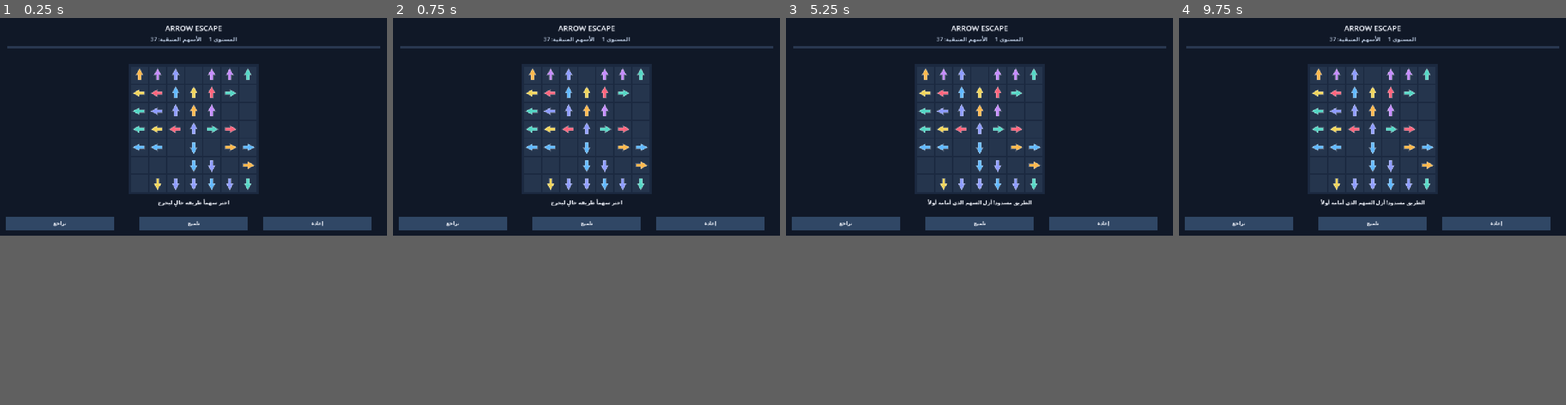
Above: before the commit, frames 1-4 (left to right).
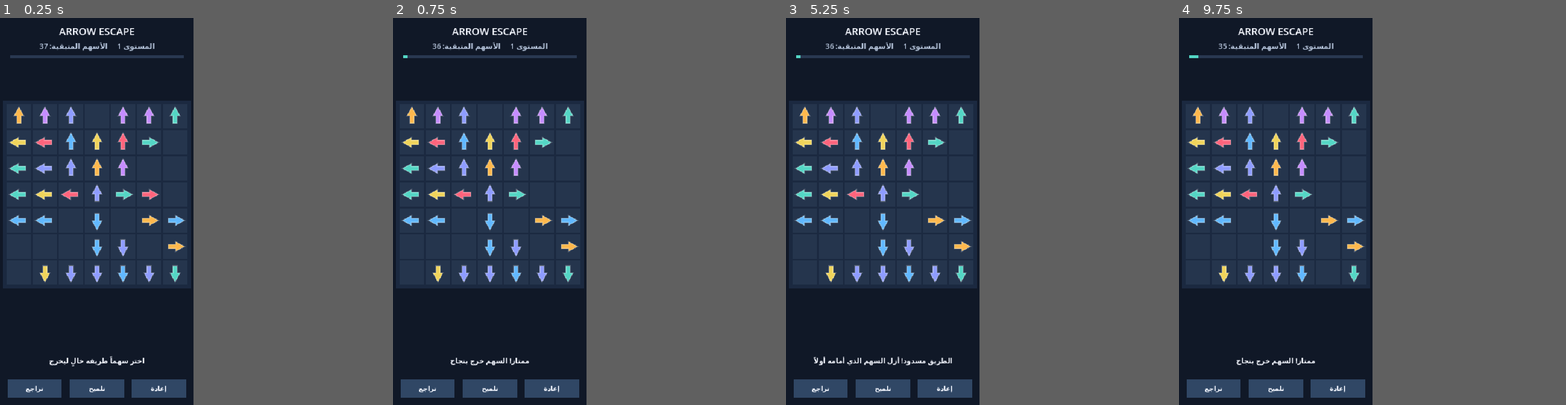
Above: after the commit, the same moments.

Repository: dhwa44430-crypto/gpt
Game: Godot game, scene res://scenes/main.tscn
Two runs of this game, one before a commit and one after it. Both use one fixed random seed, a clock stepped at 60 frames per second and the inputs below.
Inputs (mouse positions are in pixels of both pictures, inside the frame that each line leads up to):
- Up to frame 1 (0.25 s): no input
- Up to frame 2 (0.75 s): tap Enter at 0.5 s; move the mouse to (671, 114) at 0.52 s; hold D (move_right, bound only before the commit) from 0.53 s (still down); tap Space (jump, bound only before the commit) at 0.6 s; click (671, 114) at 0.67 s
- Up to frame 3 (5.25 s): tap Space (jump, bound only before the commit) at 0.77, 1.07, 1.25, 1.35, 1.52, 1.82, 2.1, 2.75, 2.85, 3.02, 3.32, 3.6, 3.77, 4.07, 4.25, 4.35, 4.52, 4.82, 5.1 s; move the mouse to (902, 137) at 1.27 s; tap Enter at 2, 3.5 s; move the mouse to (1018, 79) at 2.02 s; release D (move_right, bound only before the commit) at 2.03 s; hold A (move_left, bound only before the commit) 2.03-2.78 s; move the mouse to (960, 168) at 2.77 s; hold D (move_right, bound only before the commit) 2.78-4.28 s; click (960, 168) at 2.92 s; move the mouse to (1095, 161) at 3.52 s; move the mouse to (863, 95) at 4.27 s; hold A (move_left, bound only before the commit) 4.28-5.03 s; move the mouse to (998, 126) at 5.02 s; hold D (move_right, bound only before the commit) from 5.03 s (still down); click (998, 126) at 5.17 s
- Up to frame 4 (9.75 s): move the mouse to (1314, 72) at 5.77 s; release D (move_right, bound only before the commit) at 5.78 s; hold A (move_left, bound only before the commit) 5.78-7.28 s; tap Space (jump, bound only before the commit) at 5.85, 6.02, 6.32, 6.6, 6.77, 7.07, 7.35, 7.52, 7.82, 8.1, 8.85, 9.02, 9.32, 9.6 s; move the mouse to (1457, 114) at 6.52 s; move the mouse to (1295, 137) at 7.27 s; hold D (move_right, bound only before the commit) 7.28-9.53 s; click (1295, 137) at 7.42 s; move the mouse to (1411, 79) at 8.02 s; move the mouse to (1353, 168) at 8.77 s; move the mouse to (1488, 161) at 9.52 s; hold A (move_left, bound only before the commit) from 9.53 s (still down); click (1488, 161) at 9.67 s
In our replay, the window is 800x450 before the commit and 400x800 after it. These sizes can differ from the game's own. Grey fills any space a smaller window leaves; there, only what the larger window draws over its background counts as a difference.

The runs differ from the first frame. In frame 1, 32% of the frame differs, in the area x 0-99%, y 2-99%; in frame 2, 32%; in frame 3, 32%; in frame 4, 32%.

Commit message:
Configure Android portrait Arrow Escape puzzle

Diff:
--- a/project.godot
+++ b/project.godot
@@ -1,33 +1,19 @@
 config_version=5
 
 [application]
-config/name="Anime Platform Adventure"
+config/name="Arrow Escape Puzzle"
 run/main_scene="res://scenes/main.tscn"
 config/features=PackedStringArray("4.4", "GL Compatibility")
-config/description="A colorful anime platform adventure"
+config/description="A satisfying arrow path puzzle for Android"
 
 [display]
-window/size/viewport_width=1280
-window/size/viewport_height=720
+window/size/viewport_width=480
+window/size/viewport_height=960
 window/handheld/orientation=1
 window/stretch/mode="canvas_items"
-
-[input]
-move_left={
-"deadzone": 0.2,
-"events": [Object(InputEventKey,"physical_keycode":65), Object(InputEventKey,"physical_keycode":4194311)]
-}
-move_right={
-"deadzone": 0.2,
-"events": [Object(InputEventKey,"physical_keycode":68), Object(InputEventKey,"physical_keycode":4194313)]
-}
-jump={
-"deadzone": 0.2,
-"events": [Object(InputEventKey,"physical_keycode":32), Object(InputEventKey,"physical_keycode":4194309)]
-}
 
 [rendering]
 renderer/rendering_method="gl_compatibility"
 renderer/rendering_method.mobile="gl_compatibility"
 textures/vram_compression/import_etc2_astc=true
-environment/defaults/default_clear_color=Color(0.42, 0.78, 0.96, 1)
+environment/defaults/default_clear_color=Color(0.06, 0.09, 0.15, 1)
